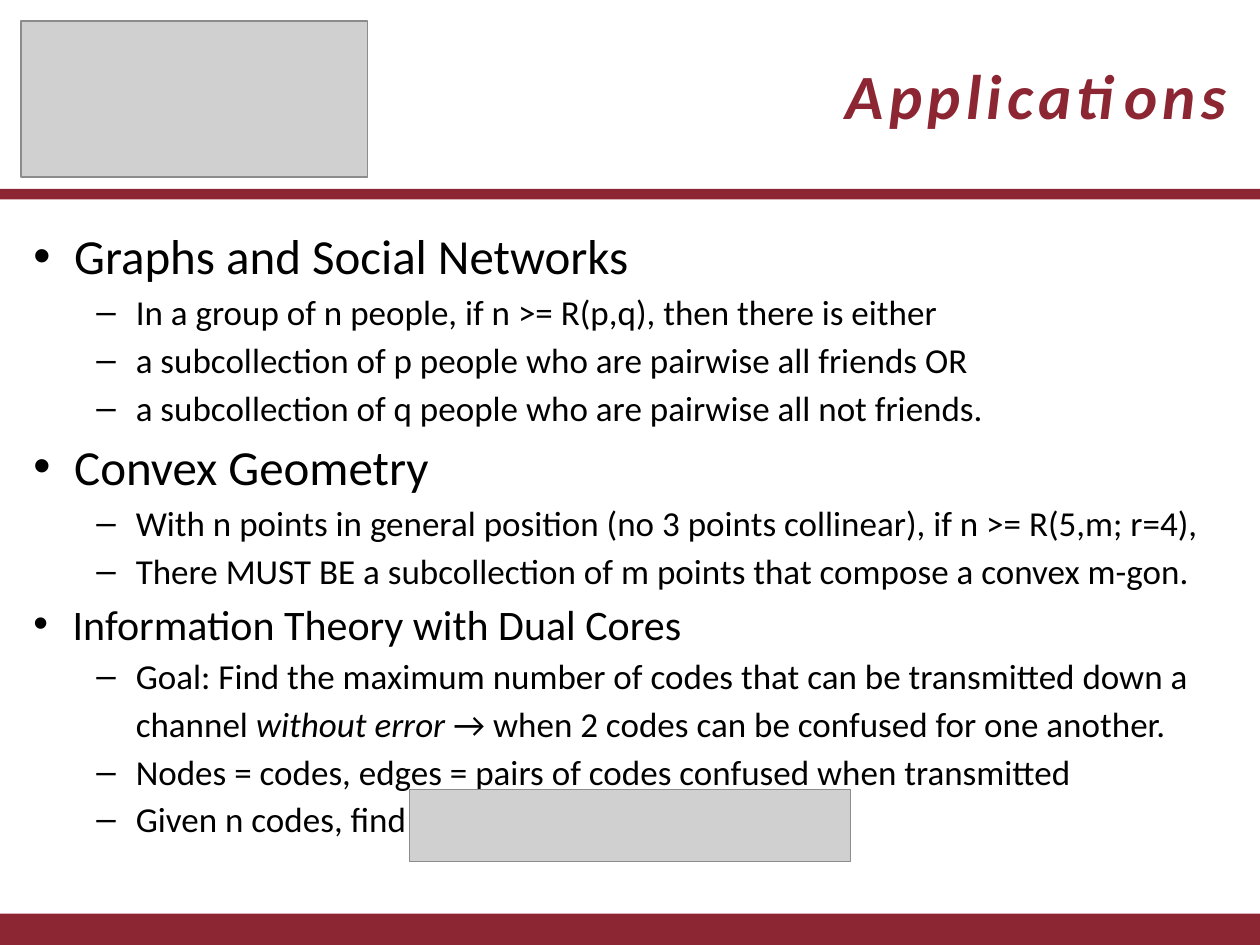
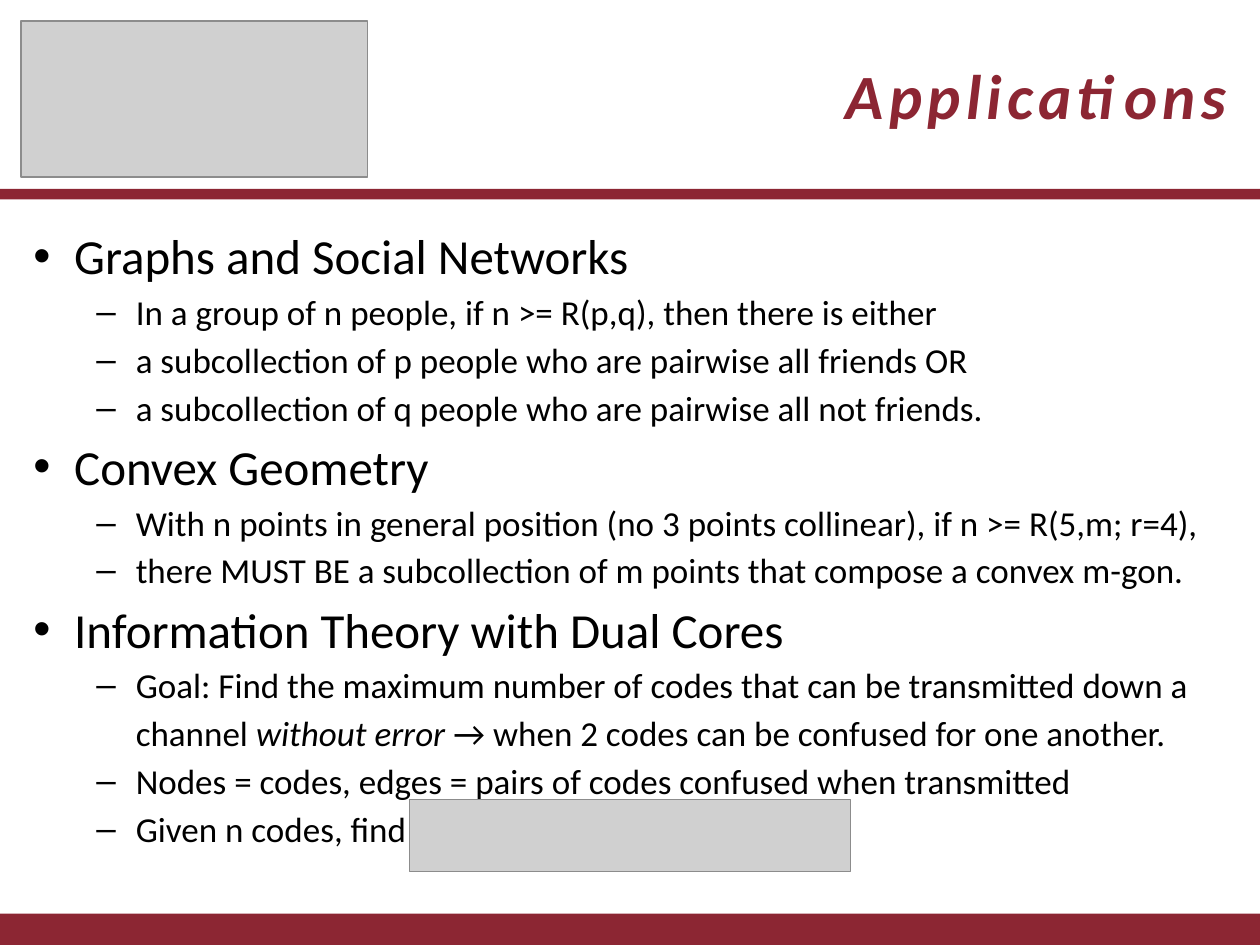
Before and after one commit to dhutchis/RamSearch, a slide deck: slide 3 of RamSearch.pptx. Drawn at 1260x945 pixels with LibreOffice and Linux fonts; fonts in the diff are those of the drawing; grey boxes stand for pictures. Boxes give left, top, right and bottom in pixels: in the first picture for what was removed or moved away, otherwise in the second. Text is boxed around its words. In the diff, an @@ line names an element or a change of style, - is before the commit and + after.

```diff
--- a/RamSearch.pptx
+++ b/RamSearch.pptx
@@ text at (x1=136, y1=558, x2=1183, y2=589): text changed @@
-  – There MUST BE a subcollection of m points that compose a convex m-gon.
+  – there MUST BE a subcollection of m points that compose a convex m-gon.
@@ text at (x1=74, y1=614, x2=784, y2=656): size 24 to 28 pt in "Information Theory with Dual Cores" @@
@@ picture moved from (x1=410, y1=790, x2=850, y2=862) to (x1=410, y1=800, x2=850, y2=872) @@
```
Also in this commit, not shown: 3 other slides changed, 1 slide added, 2 slides removed, 1 other file.
